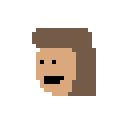
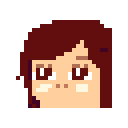
Layered file, before and after one edit (128 x 128). Changes by layer:
added layer "Layer 4" above "Layer 3" over 16, 20, 112, 108
hid "Layer 3" over 32, 28, 96, 96
